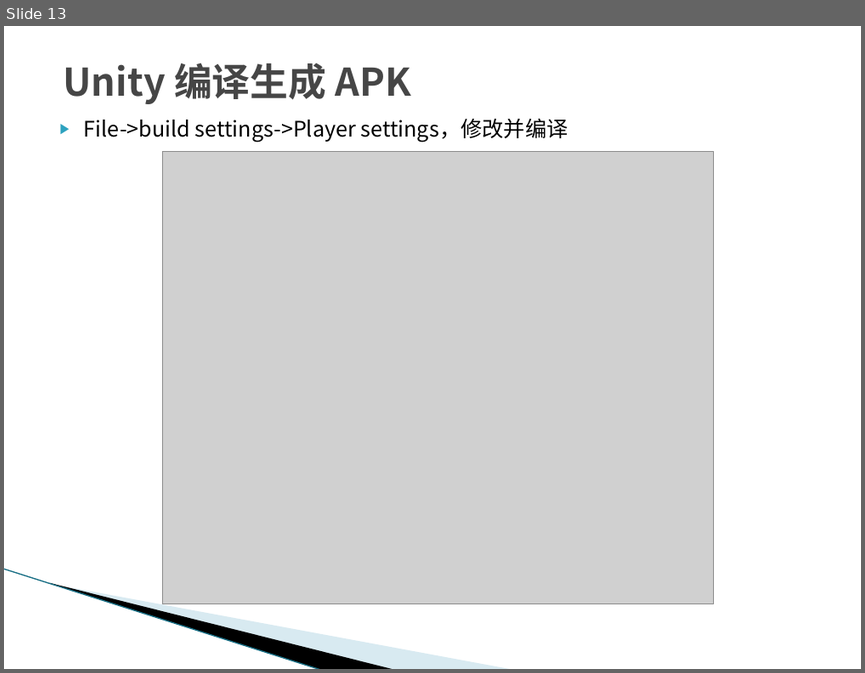
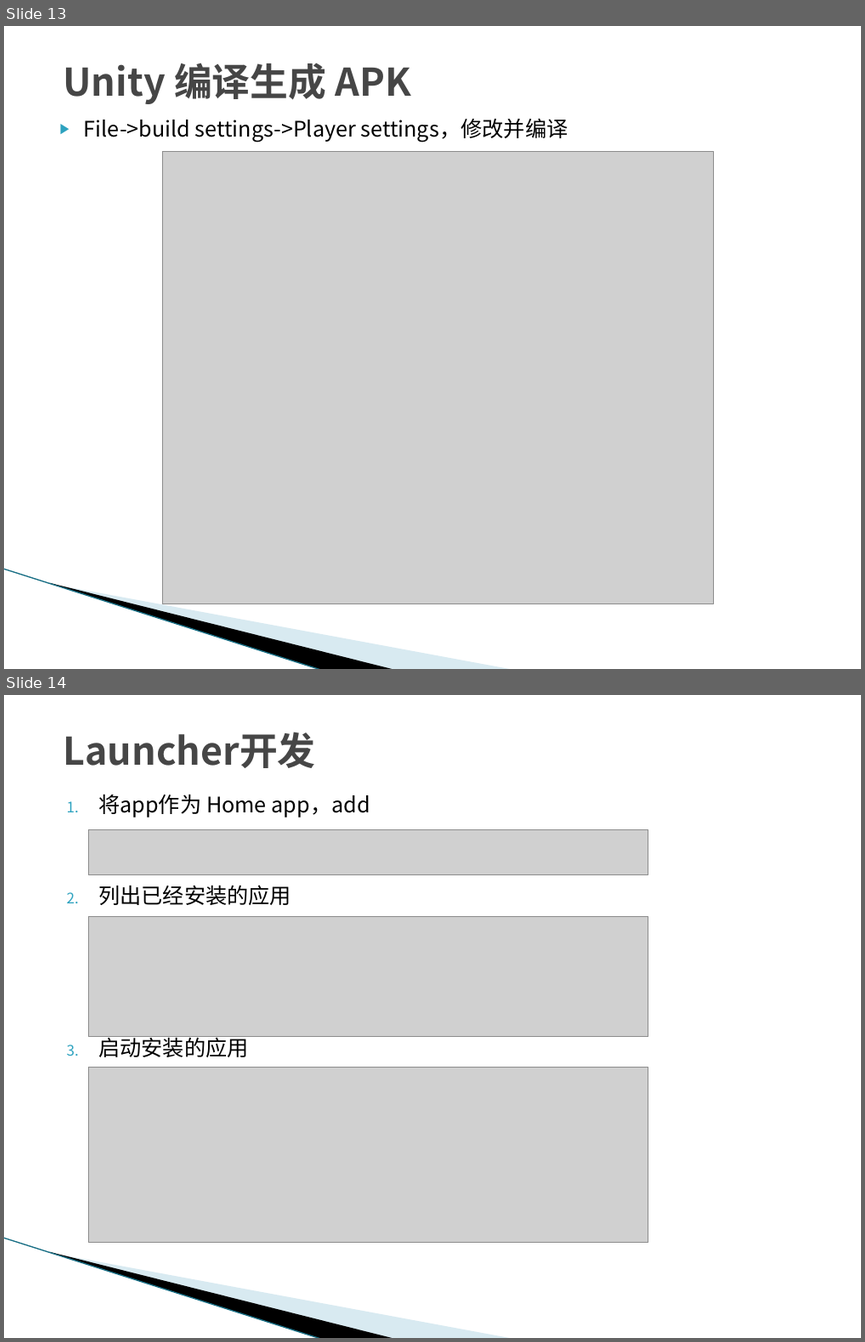
Before and after one commit to mengtrue/AndroidStudio, a slide deck: UnityLauncher/Unity_AndroidJar.pptx. Shown one above the other, each under a label of ours: slide 13 before the commit, slides 13 and 14 after it. The pictures are 865x673 and 865x1342 pixels, drawn with LibreOffice and Linux fonts; fonts in the diff are those of the drawing; grey boxes stand for pictures; background and template pictures are left out. Boxes give left, top, right and bottom in pixels: in the first picture for what was removed or moved away, otherwise in the second. Text is boxed around its words. In the diff, an @@ line names an element or a change of style, - is before the commit and + after.

```diff
--- a/UnityLauncher/Unity_AndroidJar.pptx
+++ b/UnityLauncher/Unity_AndroidJar.pptx
@@ slide 14 added at [4,695,861,1338], background #FFFFFF; not listed: 3 template elements that a slide beside it also shows @@
@@ title added at [63,732,315,768], 32 pt, text #464646, bold @@
+Launcher开发
@@ text added at [98,794,370,1057], 18 pt, text #000000 @@
+1. 将app作为 Home app，add
+2. 列出已经安装的应用
+3. 启动安装的应用
@@ picture added at [88,829,648,875] @@
@@ picture added at [88,916,648,1037] @@
@@ picture added at [88,1066,648,1242] @@
```
Also in this commit, not shown: 3 other files.
